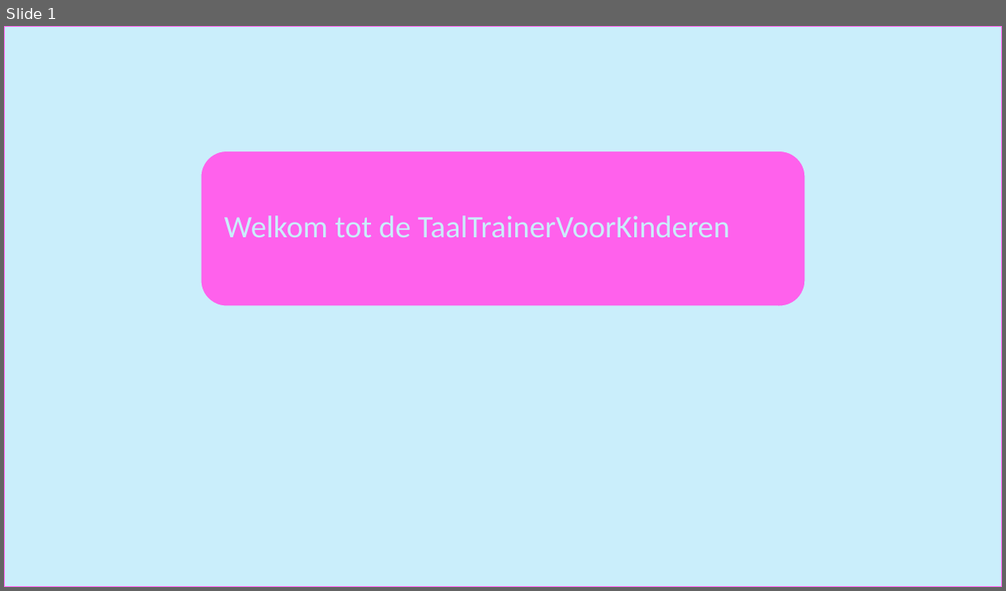
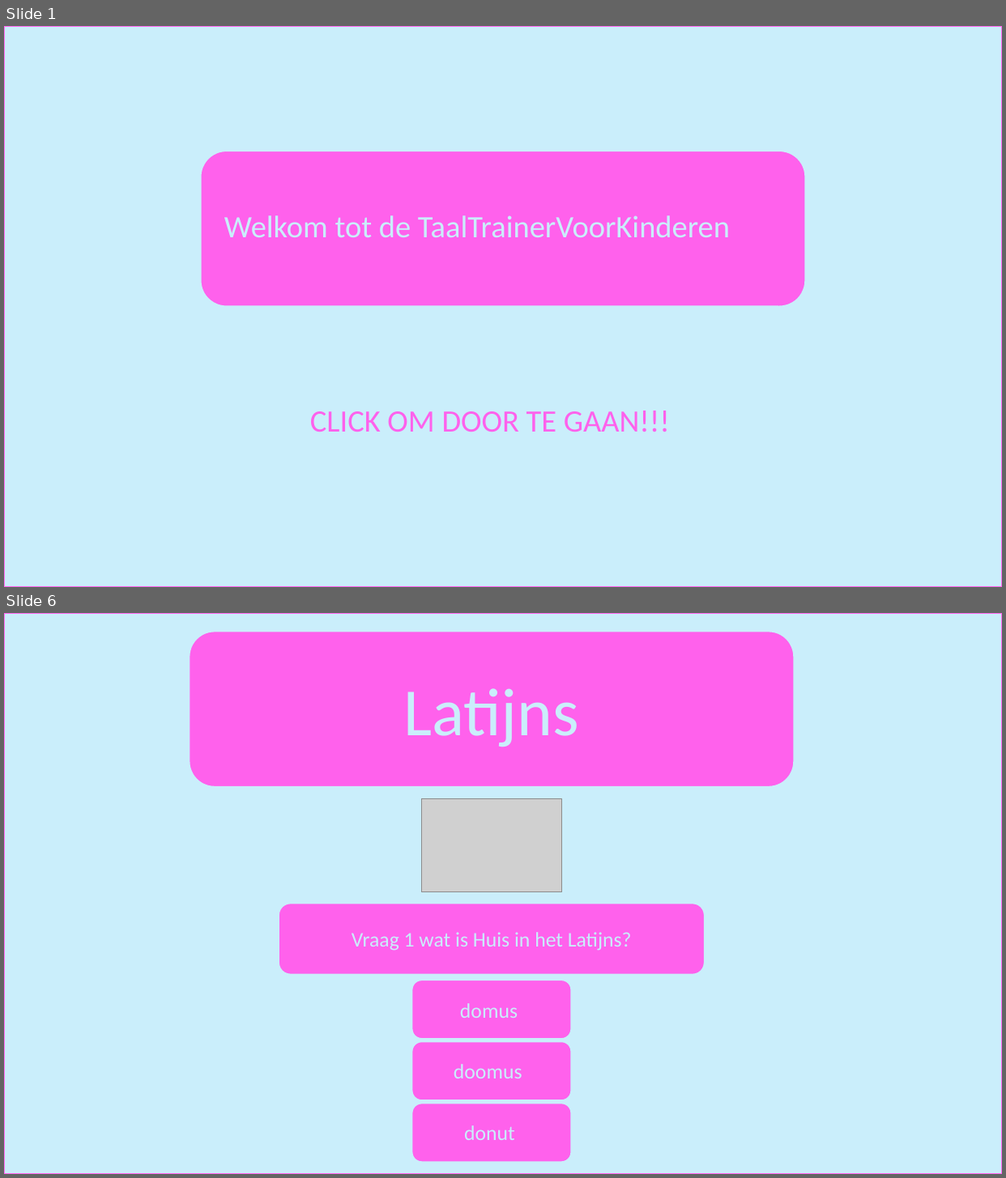
Before and after one commit to MrChicken0FC/taaltrainer-group-2, a slide deck: powerpoint/powerpoint over TaalTrainerVoorKinderen.odp. Shown one above the other, each under a label of ours: slide 1 before the commit, slides 1 and 6 after it; the slides between them are not shown. The pictures are 1006x591 and 1006x1178 pixels, drawn with LibreOffice and Linux fonts; fonts in the diff are those of the drawing; grey boxes stand for pictures. Boxes give left, top, right and bottom in pixels: in the first picture for what was removed or moved away, otherwise in the second. Text is boxed around its words. In the diff, an @@ line names an element or a change of style, - is before the commit and + after.

```diff
--- a/powerpoint/powerpoint over TaalTrainerVoorKinderen.odp
+++ b/powerpoint/powerpoint over TaalTrainerVoorKinderen.odp
@@ slide 6 added at (4,613,1002,1174), background #FFFFFF @@
@@ freeform shape added at (4,613,1002,1174), fill #CAEEFB, outline #FF61EC 1.5 pt @@
@@ freeform shape added at (189,631,794,786), fill #FF61EC, outline #CAEEFB 1.5 pt, 65 pt, text #CAEEFB @@
+Latijns
@@ picture added at (422,798,562,892) @@
@@ freeform shape added at (279,904,705,974), fill #FF61EC, outline #CAEEFB 1.5 pt @@
@@ text added at (351,932,632,951), 20 pt, text #CAEEFB @@
+Vraag 1 wat is Huis in het Latijns?
@@ freeform shape added at (412,981,572,1040), fill #FF61EC, outline #CAEEFB 1.5 pt @@
@@ text added at (460,1003,518,1018), 20 pt, text #CAEEFB @@
+domus
@@ freeform shape added at (412,1042,572,1101), fill #FF61EC, outline #CAEEFB 1.5 pt @@
@@ text added at (454,1064,522,1079), 20 pt, text #CAEEFB @@
+doomus
@@ freeform shape added at (412,1103,572,1162), fill #FF61EC, outline #CAEEFB 1.5 pt @@
@@ text added at (464,1126,515,1140), 20 pt, text #CAEEFB @@
+donut
@@ slide 1 changed as well @@
@@ text added at (310,411,670,432), 30 pt, text #FF61EC @@
+CLICK OM DOOR TE GAAN!!!
```
Also in this commit, not shown: 5 other slides added, 1 slide removed, 17 other files.
